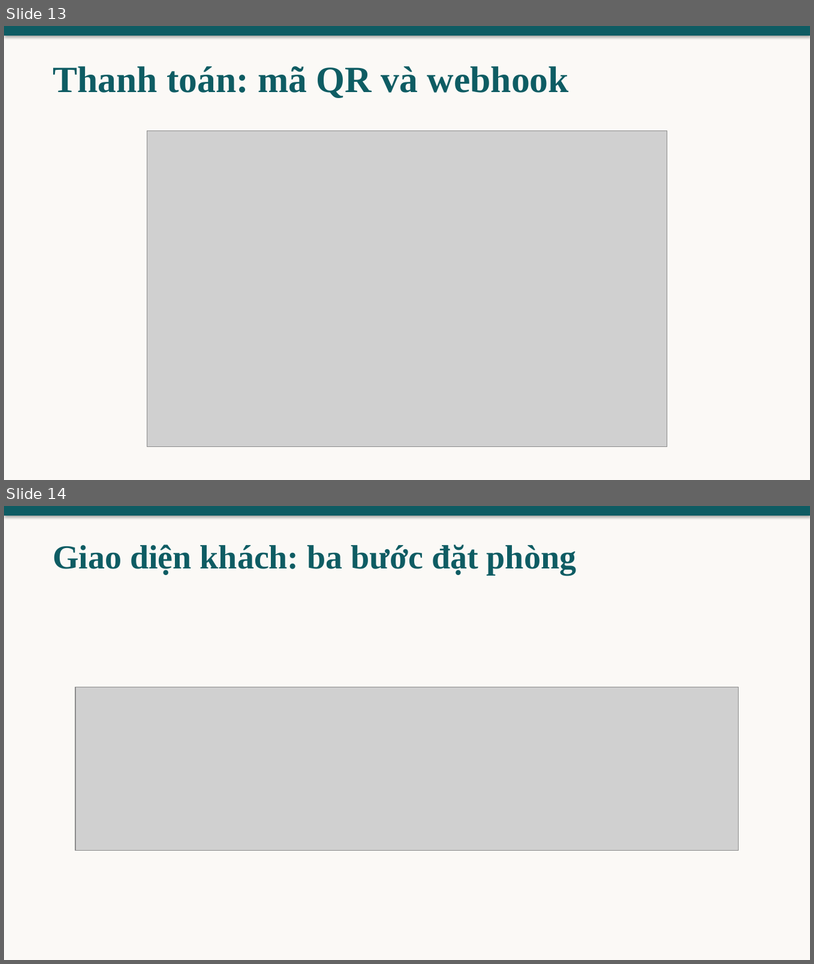
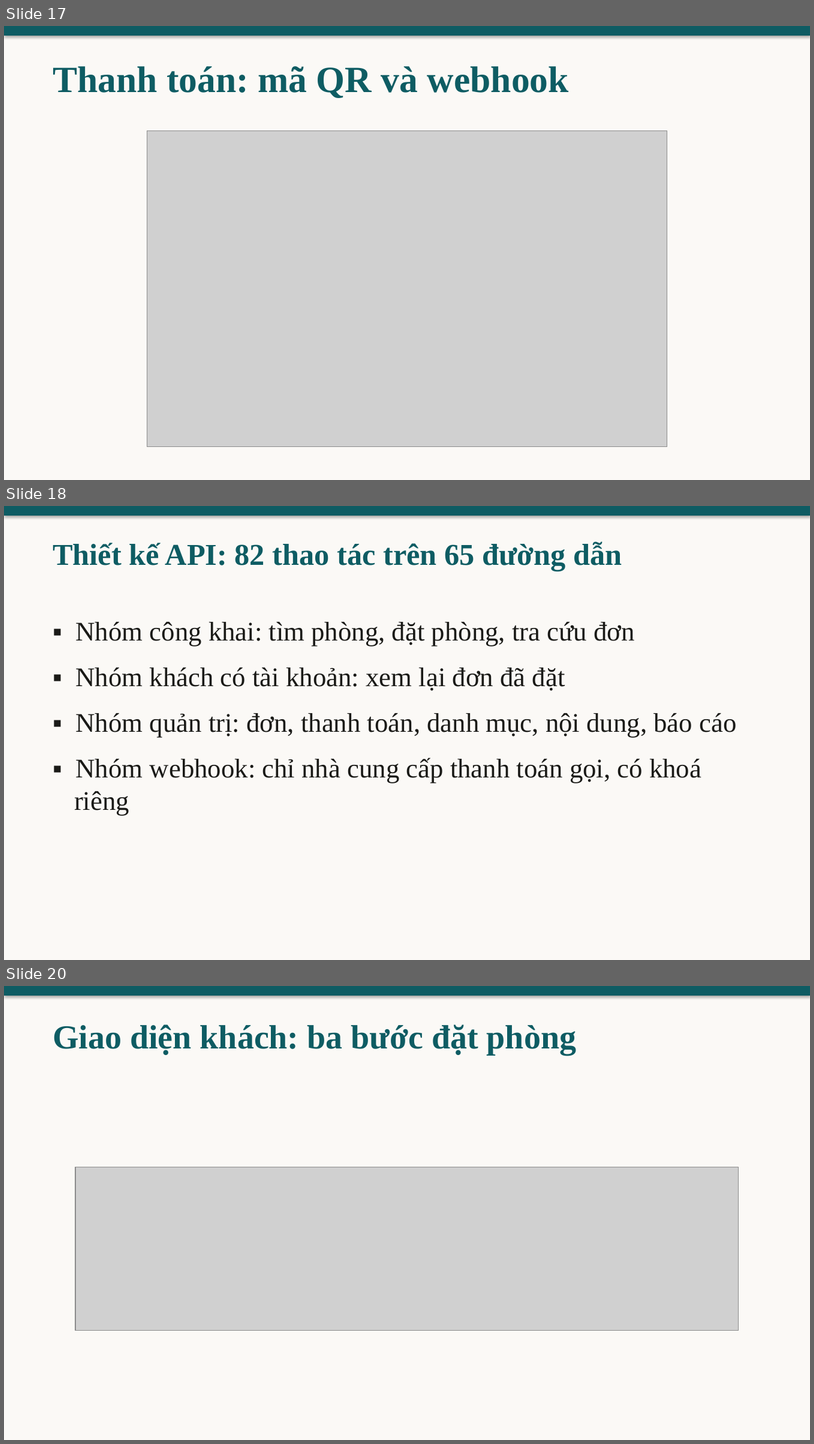
Before and after one commit to nhquan403/cn-dx23tt11-nguyenhongquan-homestay-tvu, a slide deck: thesis/abs/slide-bao-ve.pptx. Shown one above the other, each under a label of ours: slides 13 and 14 before the commit, slides 17, 18 and 20 after it; the slides between them are not shown. The pictures are 814x964 and 814x1444 pixels, drawn with LibreOffice and Linux fonts; fonts in the diff are those of the drawing; grey boxes stand for pictures. Boxes give left, top, right and bottom in pixels: in the first picture for what was removed or moved away, otherwise in the second. Text is boxed around its words. In the diff, an @@ line names an element or a change of style, - is before the commit and + after.

```diff
--- a/thesis/abs/slide-bao-ve.pptx
+++ b/thesis/abs/slide-bao-ve.pptx
@@ slide 18 added at (4,506,810,960), background #FBF9F6 @@
@@ rectangle added at (4,506,810,516), fill #0E5C63 @@
@@ text added at (53,541,622,571), 36 pt, text #0E5C63, bold @@
+Thiết kế API: 82 thao tác trên 65 đường dẫn
@@ text added at (74,622,737,816), 32 pt, text #1A1A17 @@
+▪ Nhóm công khai: tìm phòng, đặt phòng, tra cứu đơn
+▪ Nhóm khách có tài khoản: xem lại đơn đã đặt
+▪ Nhóm quản trị: đơn, thanh toán, danh mục, nội dung, báo cáo
+▪ Nhóm webhook: chỉ nhà cung cấp thanh toán gọi, có khoá riêng
@@ what was slide 13 is now slide 17 @@
@@ what was slide 14 is now slide 20 @@
```
Also in this commit, not shown: 6 other slides added, 6 other files.
